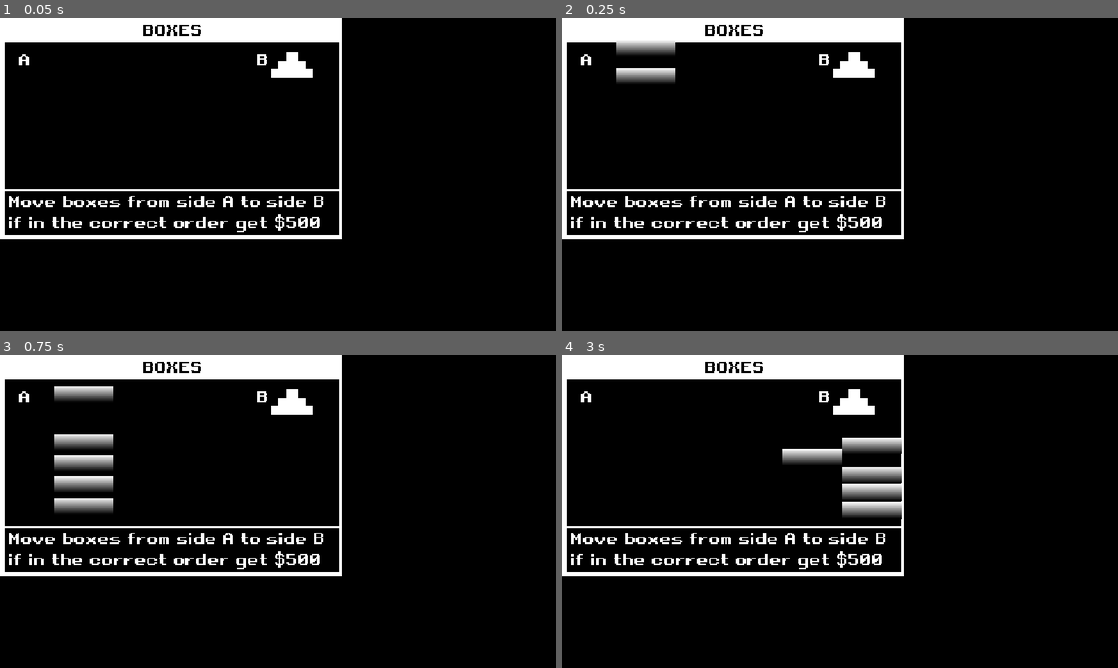
Above: before the commit, frames 1-4 (two rows, left to right).
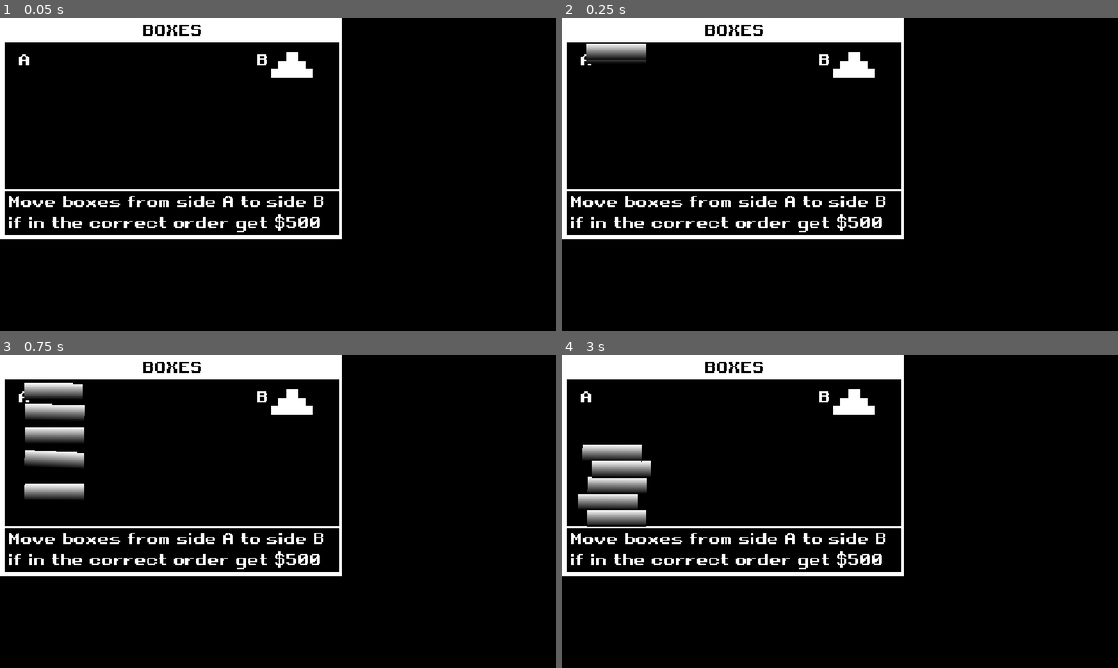
Above: after the commit, the same moments.

Repository: simonM-b/world-history-midterm
Game: Godot game, scene res://scene + script/boxes_ui.tscn
The game is run twice, just before and just after one commit, with the same random seed, the same clock (stepped at 60 frames per second) and the same inputs. This scene is started directly instead of the project's main scene.
Inputs (mouse positions are in pixels of both pictures, inside the frame that each line leads up to):
- Up to frame 1 (0.05 s): no input
- Up to frame 2 (0.25 s): no input
- Up to frame 3 (0.75 s): tap Enter (ui_accept) at 0.5 s; move the mouse to (400, 495) at 0.52 s; hold Right (right) from 0.53 s (still down); click (400, 495) at 0.67 s
- Up to frame 4 (3 s): tap Space (jump) at 0.77, 1.52 s; move the mouse to (728, 527) at 1.27 s; click (728, 527) at 1.42 s; release Right (right) at 2 s; click (645, 517) at 2.02 s; tap Enter (ui_accept) at 2.75 s; move the mouse to (895, 442) at 2.77 s; hold A (left) from 2.78 s (still down); click (895, 442) at 2.92 s

Frame 1 is identical in both runs. In frame 2, 1.4% of the frame differs, in the area x 4-21%, y 7-21%; in frame 3, 4.4%; in frame 4, 5.1%, in the area x 2-62%, y 26-55%.

Commit message:
made the boxes rigid bodies

Diff:
--- /dev/null
+++ b/scene + script/block rigid.tscn
@@ -0,0 +1,30 @@
+[gd_scene load_steps=5 format=3 uid="uid://btxumykacle0t"]
+
+[ext_resource type="Script" uid="uid://bu14fse7b42xc" path="res://scene + script/block_rigid.gd" id="1_5vp2w"]
+[ext_resource type="Shader" uid="uid://dowa4y86bafy2" path="res://scene + script/block.tres" id="1_7jd5m"]
+
+[sub_resource type="ShaderMaterial" id="ShaderMaterial_5vp2w"]
+shader = ExtResource("1_7jd5m")
+
+[sub_resource type="RectangleShape2D" id="RectangleShape2D_g5lyw"]
+size = Vector2(123, 34)
+
+[node name="RigidBody2D" type="RigidBody2D" groups=["pickable"]]
+collision_layer = 2
+collision_mask = 2
+input_pickable = true
+script = ExtResource("1_5vp2w")
+
+[node name="ColorRect" type="ColorRect" parent="."]
+material = SubResource("ShaderMaterial_5vp2w")
+offset_left = 62.0
+offset_top = -17.0
+offset_right = 95.995445
+offset_bottom = 106.32127
+rotation = 1.5707964
+mouse_filter = 2
+
+[node name="CollisionShape2D" type="CollisionShape2D" parent="."]
+shape = SubResource("RectangleShape2D_g5lyw")
+
+[connection signal="input_event" from="." to="." method="_on_input_event"]
--- /dev/null
+++ b/scene + script/block_rigid.gd
@@ -0,0 +1,31 @@
+extends RigidBody2D
+
+signal clicked
+
+var held = false
+
+var offset = 0
+
+func _on_input_event(viewport, event, shape_idx):
+	if event is InputEventMouseButton and event.button_index == MOUSE_BUTTON_LEFT:
+		if event.pressed:
+			print("clicked")
+			offset = global_position - get_global_mouse_position()
+			clicked.emit(self)
+
+func _physics_process(delta):
+	if held:
+		rotation = 0
+		global_transform.origin = get_global_mouse_position() + offset
+
+func pickup():
+	if held:
+		return
+	freeze = true
+	held = true
+
+func drop(impulse=Vector2.ZERO):
+	if held:
+		freeze = false
+		apply_central_impulse(impulse)
+		held = false
--- a/scene + script/boxes_ui.gd
+++ b/scene + script/boxes_ui.gd
@@ -1,9 +1,13 @@
 extends Control
 
-var block = preload("res://scene + script/block.tscn")
+var block = preload("res://scene + script/block rigid.tscn")
 
 var stopSpawning = 0
 var stopSpawningMax = 5
+
+var held_object = null
+
+
 
 # Called when the node enters the scene tree for the first time.
 func _ready() -> void:
@@ -26,3 +30,21 @@
 	if stopSpawning <= stopSpawningMax:
 		spawn()
 		$Timer.start()
+	else:
+		connectSignal()
+
+func connectSignal():
+	for node in get_tree().get_nodes_in_group("pickable"):
+		node.clicked.connect(_on_pickable_clicked)
+
+func _on_pickable_clicked(object):
+	if !held_object:
+		object.pickup()
+		held_object = object
+
+func _unhandled_input(event):
+	if event is InputEventMouseButton and event.button_index == MOUSE_BUTTON_LEFT:
+		if held_object and !event.pressed:
+			print(Input.get_last_mouse_velocity())
+			held_object.drop(clamp(Input.get_last_mouse_velocity(),Vector2(-100,-100),Vector2(100,100)))
+			held_object = null
--- a/scene + script/boxes_ui.tscn
+++ b/scene + script/boxes_ui.tscn
@@ -11,6 +11,7 @@
 anchor_bottom = 1.0
 grow_horizontal = 2
 grow_vertical = 2
+mouse_filter = 2
 script = ExtResource("1_kdgxb")
 
 [node name="ColorRect" type="ColorRect" parent="."]
@@ -103,11 +104,13 @@
 offset_top = -2.0
 offset_right = 677.0
 offset_bottom = 3.0
+mouse_filter = 2
 
 [node name="Control" type="Control" parent="."]
 anchors_preset = 0
 offset_right = 40.0
 offset_bottom = 40.0
+mouse_filter = 2
 
 [node name="ColorRect" type="ColorRect" parent="Control"]
 layout_mode = 0
@@ -115,6 +118,7 @@
 offset_top = 106.0
 offset_right = 648.0
 offset_bottom = 125.0
+mouse_filter = 2
 
 [node name="ColorRect2" type="ColorRect" parent="Control"]
 layout_mode = 0
@@ -122,6 +126,7 @@
 offset_top = 88.0
 offset_right = 633.0
 offset_bottom = 107.0
+mouse_filter = 2
 
 [node name="ColorRect3" type="ColorRect" parent="Control"]
 layout_mode = 0
@@ -129,6 +134,7 @@
 offset_top = 70.0
 offset_right = 617.0
 offset_bottom = 89.0
+mouse_filter = 2
 
 [node name="blocks" type="Node2D" parent="."]
 
--- a/scene + script/machines_ui.gd
+++ b/scene + script/machines_ui.gd
@@ -5,11 +5,13 @@
 
 var topY = 75.0
 
+var held_object = null
+
 @onready var cottonSPRITE = $cotton
 
 # Called when the node enters the scene tree for the first time.
 func _ready() -> void:
-	pass # Replace with function body.
+	pass
 
 
 # Called every frame. 'delta' is the elapsed time since the previous frame.
Not shown, added: scene + script/block_rigid.gd.uid
